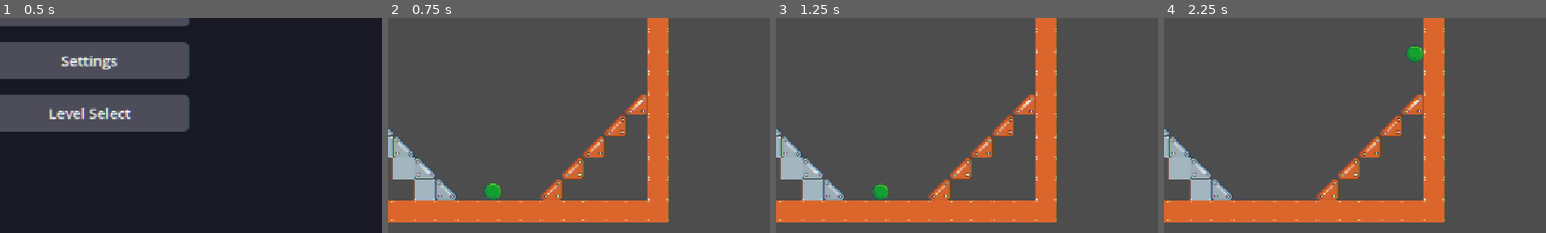
Above: before the commit, frames 1-4 (left to right).
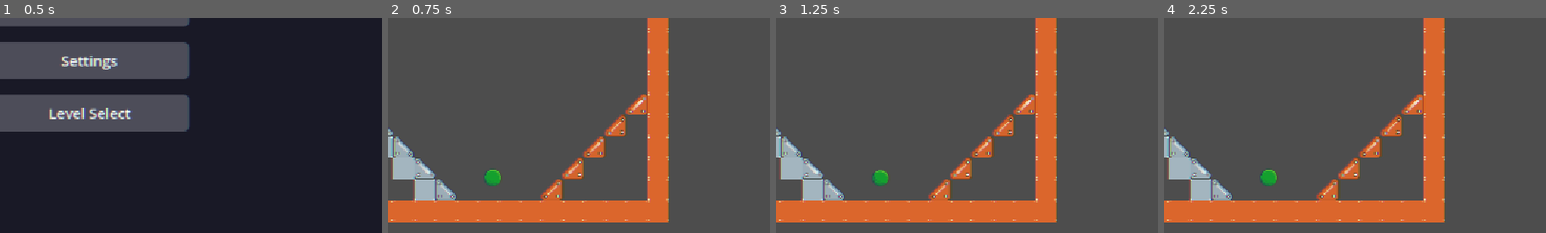
Above: after the commit, the same moments.

Repository: swan-eternal/clockwork
Game: Godot game, scene res://scenes/main_menu.tscn
Two runs of this game, one before a commit and one after it. Both use one fixed random seed, a clock stepped at 60 frames per second and the inputs below.
Inputs:
- Up to frame 1 (0.5 s): no input
- Up to frame 2 (0.75 s): click "Start" at 0.5 s
- Up to frame 3 (1.25 s): no input
- Up to frame 4 (2.25 s): tap Enter (ui_accept) at 1.25, 1.35, 1.52, 1.82, 2.1 s; hold Right (ui_right) from 1.28 s (still down)
The pictures show only the part of the screen within x 38-88%, y 47-97%; the shares and areas given below are measured in that part.

Frame 1 is identical in both runs. In frame 2, 0.5% of the frame differs, in the area x 25-30%, y 69-85%; in frame 3, 0.5%; in frame 4, 0.6%, in the area x 25-68%, y 12-79%.
Error after the commit: Parse Error: Too many arguments for "move_and_slide()" call. Expected at most 0 but received 1. (res://scripts/player.gd:219)

Commit message:
Phase 2: Implement gravity rotation (no camera, no input remapping)
Added gravity_direction: Vector2 (starts as Vector2.DOWN, rotates
90° CW on each ClockUI.countdown_zero) and renamed GRAVITY to
gravity_strength (same value, 980.0). The player now experiences
gravity in the rotated direction on every clock tick.

Changes in player.gd:
- GRAVITY export → gravity_strength; added gravity_direction var
- _physics_process: gravity application is now
  velocity += gravity_direction * gravity_strength * delta
  instead of velocity.y += GRAVITY * delta
- Jump: decomposes velocity into along-gravity + perpendicular, replaces
  the along-gravity component with the jump speed in the current
  'up' direction (opposite of gravity). Both immediate and buffered
  jump paths use the same logic.
- Down-boost: velocity += gravity_direction * DOWN_BOOST * delta
  (was Vector2.DOWN, now follows gravity)
- move_and_slide(-gravity_direction) so collision/sliding use the
  current 'up' direction
- _apply_slope_slide: uses gravity_direction for the gravity vector
  and -gravity_direction for the 'flat ground' check
- _rotate_gravity_cw() function added; connected to ClockUI.countdown_zero
  in _ready()
- @onready var _tile_map path fixed (was ../RotatingLevelComponents/
  TileMapLayer, now ../TileMapLayer — TileMapLayer is a direct child
  of Main after Phase 1)

Input is still world-relative (left = world-left, right = world-right).
The player can walk 'up walls' when gravity points sideways and
'walk on ceilings' when gravity is inverted. Gravity-relative input
is deferred to a later phase.

No camera rotation yet — that comes in Phase 3.

Diff:
--- a/scripts/player.gd
+++ b/scripts/player.gd
@@ -24,19 +24,25 @@
 ## vs RUN_ACCEL so jumps feel committed and momentum is preserved —
 ## the player can nudge their trajectory mid-air but not redirect it.
 @export var AIR_ACCEL: float = 700.0
-## Upward impulse on jump (negative = up).
+## Jump impulse magnitude. Applied in the current "up" direction
+## (opposite of gravity). Stored as a negative number (up); the
+## magnitude is |JUMP_VELOCITY|.
 @export var JUMP_VELOCITY := -400.0
-## Downward acceleration (px/s²).
-@export var GRAVITY := 980.0
+## Gravitational acceleration magnitude (px/s²). Used together with
+## gravity_direction to apply gravity in the current "down" direction.
+@export var gravity_strength := 980.0
+
+## Direction of gravity in world coordinates. Starts pointing down
+## (Vector2.DOWN = (0, 1)). Rotates 90° CW on each clock tick.
+var gravity_direction: Vector2 = Vector2.DOWN
 ## How fast the player stops on flat ground (px/s²). On slopes,
 ## momentum is preserved — the slope slide + friction handle
 ## deceleration instead.
 @export var GROUND_DECEL := 1500.0
 
-## Extra downward acceleration while the down arrow is held. Adds to
-## Vector2.DOWN in world coords, so the world doesn't need to know
-## which way gravity "points" — the level rotates around the player
-## but gravity itself stays Vector2.DOWN (per Jason, 2026-07-24).
+## Extra acceleration while the down arrow is held. Applied in the
+## current gravity direction, so "down" always means "toward gravity"
+## regardless of which way gravity currently points.
 ##
 ## Effects:
 ##   - On slopes: augments the gravity-projected slope slide, so the
@@ -48,9 +54,9 @@
 ##   - On flat ground: no visible effect — move_and_slide clamps the
 ##     extra downward velocity back to zero against the floor.
 ##
-## Magnitude: 1500 is ~1.5x GRAVITY. Strong enough to feel snappy on
-## slopes, not so strong it feels like a teleport. Tune in the
-## inspector once L1 has slopes in it.
+## Magnitude: 1500 is ~1.5x gravity_strength. Strong enough to feel
+## snappy on slopes, not so strong it feels like a teleport. Tune in
+## the inspector once L1 has slopes in it.
 @export var DOWN_BOOST: float = 1500.0
 
 ## Number of physics frames a jump press is remembered while airborne.
@@ -78,9 +84,9 @@
 @export var debug_poll_interval: float = 0.5
 
 # Reference to the TileMapLayer for per-tile friction lookup.
-# RotatingLevelComponents is a sibling of Player under Main, so
-# "../RotatingLevelComponents/TileMapLayer" is the relative path.
-@onready var _tile_map: TileMapLayer = $"../RotatingLevelComponents/TileMapLayer"
+# TileMapLayer is a sibling of Player under Main, so "../TileMapLayer"
+# is the relative path.
+@onready var _tile_map: TileMapLayer = $"../TileMapLayer"
 
 # Reference to the CollisionShape2D — used to compute the player's
 # bottom offset for the friction query. Different shapes have
@@ -110,6 +116,12 @@
 	# Metroidvania project — write the is_in_group check AND the
 	# add_to_group call in the same commit, never split them up.
 	add_to_group("player")
+	# Connect to the clock's tick event. Each countdown_zero rotates
+	# gravity 90° CW. ClockUI is a sibling of Player under Main, so
+	# look it up via the parent.
+	var clock := get_parent().get_node_or_null("ClockUI")
+	if clock and clock.has_signal("countdown_zero"):
+		clock.countdown_zero.connect(_rotate_gravity_cw)
 
 func _physics_process(delta: float) -> void:
 	# Death freezes the player — skip all movement/physics while dying.
@@ -151,14 +163,24 @@
 	# the press to the exact landing frame, which feels bad.
 	if Input.is_action_just_pressed("ui_accept"):
 		if is_on_floor():
-			velocity.y = JUMP_VELOCITY
+			# Jump in the current "up" direction (opposite of gravity).
+			# Keep velocity perpendicular to gravity, replace the
+			# along-gravity component with the jump speed. JUMP_VELOCITY
+			# is stored as a negative number (up), so the magnitude is
+			# -JUMP_VELOCITY.
+			var along_gravity := velocity.dot(gravity_direction) * gravity_direction
+			var perp_to_gravity := velocity - along_gravity
+			velocity = perp_to_gravity + gravity_direction * JUMP_VELOCITY
 			_jump_sound.play()
 			_jump_buffer = 0
 		else:
 			_jump_buffer = JUMP_BUFFER_FRAMES
 	elif _jump_buffer > 0 and is_on_floor():
 		# Buffered jump fires within JUMP_BUFFER_FRAMES frames of landing.
-		velocity.y = JUMP_VELOCITY
+		# Same up-direction logic as the immediate jump above.
+		var along_gravity := velocity.dot(gravity_direction) * gravity_direction
+		var perp_to_gravity := velocity - along_gravity
+		velocity = perp_to_gravity + gravity_direction * JUMP_VELOCITY
 		_jump_sound.play()
 		_jump_buffer = 0
 
@@ -173,11 +195,14 @@
 	# Placed BEFORE vertical physics so the boost combines with gravity /
 	# slope slide in the same frame — one velocity vector goes into move_and_slide.
 	if Input.is_action_pressed("ui_down"):
-		velocity += Vector2.DOWN * DOWN_BOOST * delta
+		# Down-boost in the current gravity direction. On slopes this
+		# augments the gravity-projected slide; in midair it doubles
+		# as a fast-fall.
+		velocity += gravity_direction * DOWN_BOOST * delta
 
 	# Vertical physics: gravity when airborne, slope slide when grounded.
 	if not is_on_floor():
-		velocity.y += GRAVITY * delta
+		velocity += gravity_direction * gravity_strength * delta
 	else:
 		# On a slope, project gravity onto the slope plane and apply as
 		# acceleration. The player slides down slopes instead of sticking.
@@ -187,7 +212,11 @@
 	# move_and_slide resolves collisions against walls / platforms using
 	# this body's CollisionShape2D. Must be the LAST physics line —
 	# anything after it reads the post-collision velocity.
-	move_and_slide()
+	# Pass -gravity_direction as the up_direction so move_and_slide
+	# uses the correct "up" for collision and sliding (default is
+	# Vector2.UP which only matches our setup when gravity is straight
+	# down).
+	move_and_slide(-gravity_direction)
 
 	# Debug output: print state to console every debug_poll_interval
 	# seconds. Toggle off via debug_output = false in the inspector.
@@ -247,20 +276,22 @@
 
 func _apply_slope_slide(delta: float, friction: float) -> void:
 	# Project gravity onto the slope plane and apply as acceleration.
-	# On flat ground (|floor_normal.y| ≈ 1), the projection is zero —
-	# no slide. Friction scales the slide via (1 - friction).
-	#
-	# Godot's documented convention is floor_normal points UP toward
-	# the player (so flat ground gives y = -1). The abs() check handles
-	# both sign conventions of the normal.
+	# On flat ground (floor_normal aligned with -gravity_direction),
+	# the projection is zero — no slide. Friction scales the slide
+	# via (1 - friction).
+	#
+	# Godot's documented convention is floor_normal points AWAY from
+	# the surface (toward the player). So flat ground has floor_normal
+	# aligned with -gravity_direction. The abs() check handles both
+	# sign conventions of the normal.
 	#
 	# 1-frame delay (uses last frame's floor_normal) is barely
 	# noticeable. A frame-perfect version would defer this until
 	# after move_and_slide, but for game-jam timing it's fine.
 	var floor_normal := get_floor_normal()
-	if abs(floor_normal.y) >= 0.999:
-		return  # flat ground, no slide needed
-	var gravity := Vector2.DOWN * GRAVITY
+	if abs(floor_normal.dot(-gravity_direction)) >= 0.999:
+		return  # flat ground relative to gravity, no slide needed
+	var gravity := gravity_direction * gravity_strength
 	var slide := gravity - floor_normal * gravity.dot(floor_normal)
 	velocity += slide * (1.0 - friction) * delta
 
@@ -315,3 +346,9 @@
 	visible = false
 	await get_tree().create_timer(DEATH_HOLD_TIME).timeout
 	died.emit()
+
+
+# Rotates gravity 90° clockwise. Called on each ClockUI.countdown_zero
+# signal. 90° CW in Godot 2D is -PI/2 radians (rotation is CCW-positive).
+func _rotate_gravity_cw() -> void:
+	gravity_direction = gravity_direction.rotated(-PI / 2.0)
